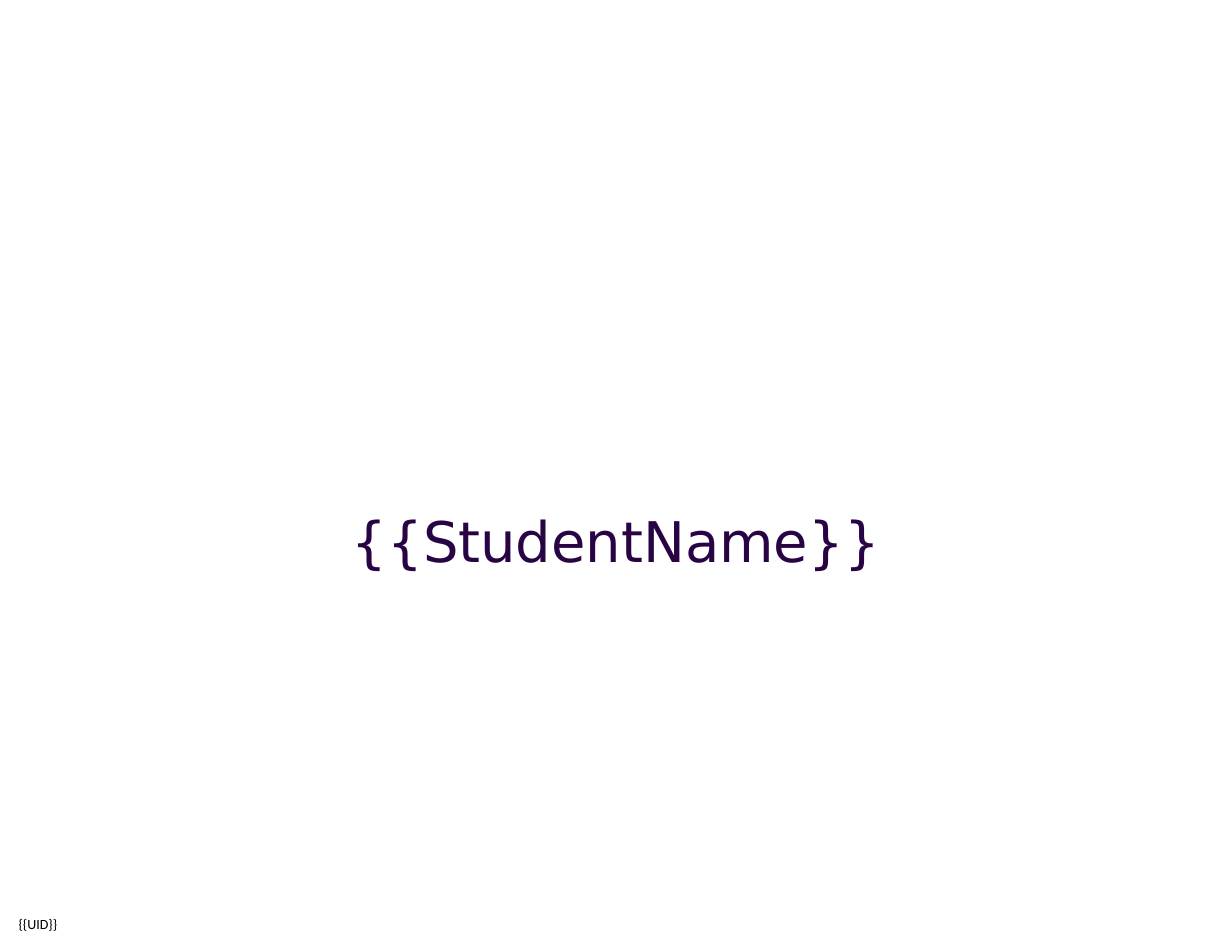
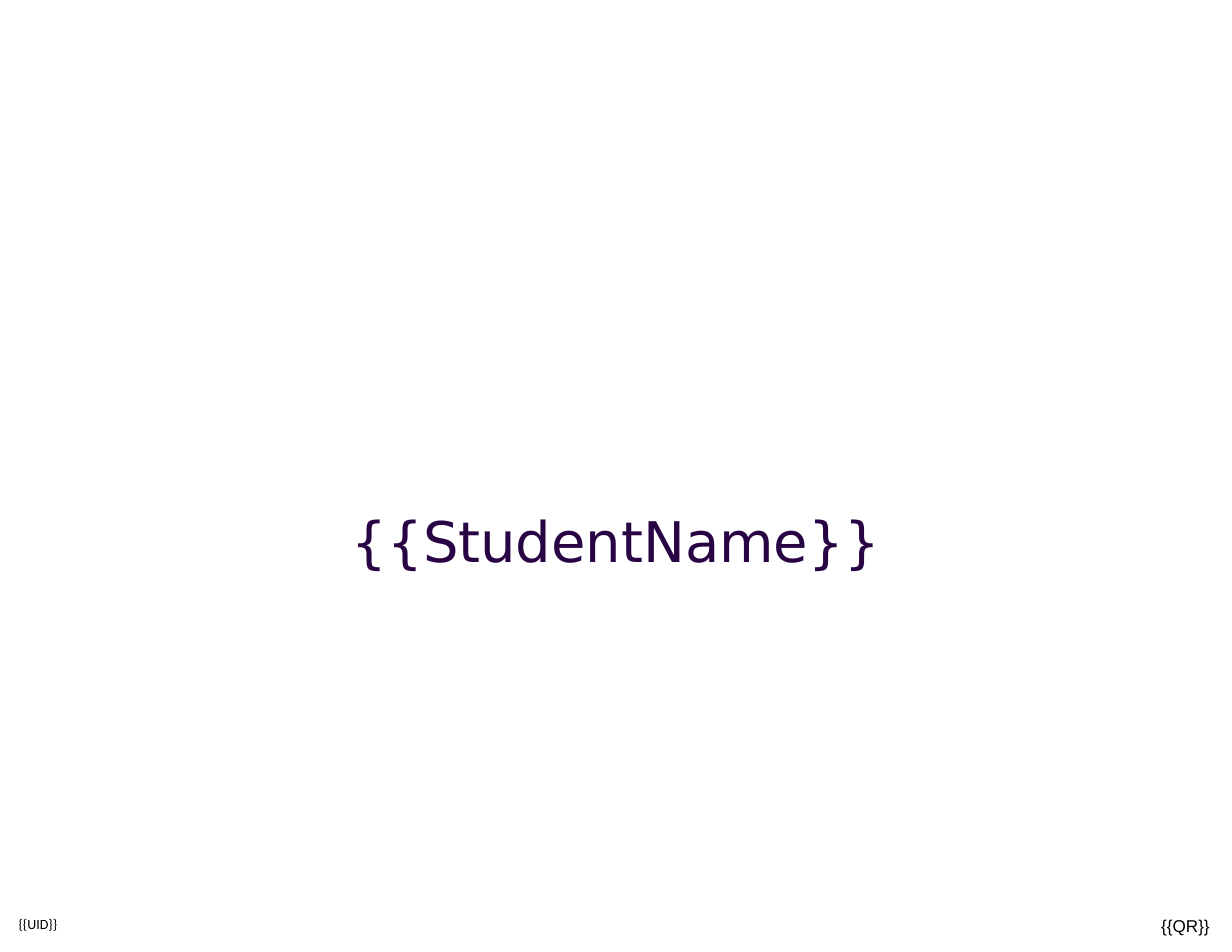
Before and after one commit to SiddhantTotade/CerGen, a slide deck: slide 1 of app/cert_gen_sen_app_backend/certificate_data/certificate-template/certificate_of_completion.pptx. Drawn at 1232x952 pixels with LibreOffice and Linux fonts; fonts in the diff are those of the drawing; background and template pictures are left out. Boxes give left, top, right and bottom in pixels: in the first picture for what was removed or moved away, otherwise in the second. Text is boxed around its words. In the diff, an @@ line names an element or a change of style, - is before the commit and + after.

```diff
--- a/app/cert_gen_sen_app_backend/certificate_data/certificate-template/certificate_of_completion.pptx
+++ b/app/cert_gen_sen_app_backend/certificate_data/certificate-template/certificate_of_completion.pptx
@@ text added at [1161,919,1210,936], 11 pt, text #000000 @@
+{{QR}}
```
Also in this commit, not shown: 18 other files.
